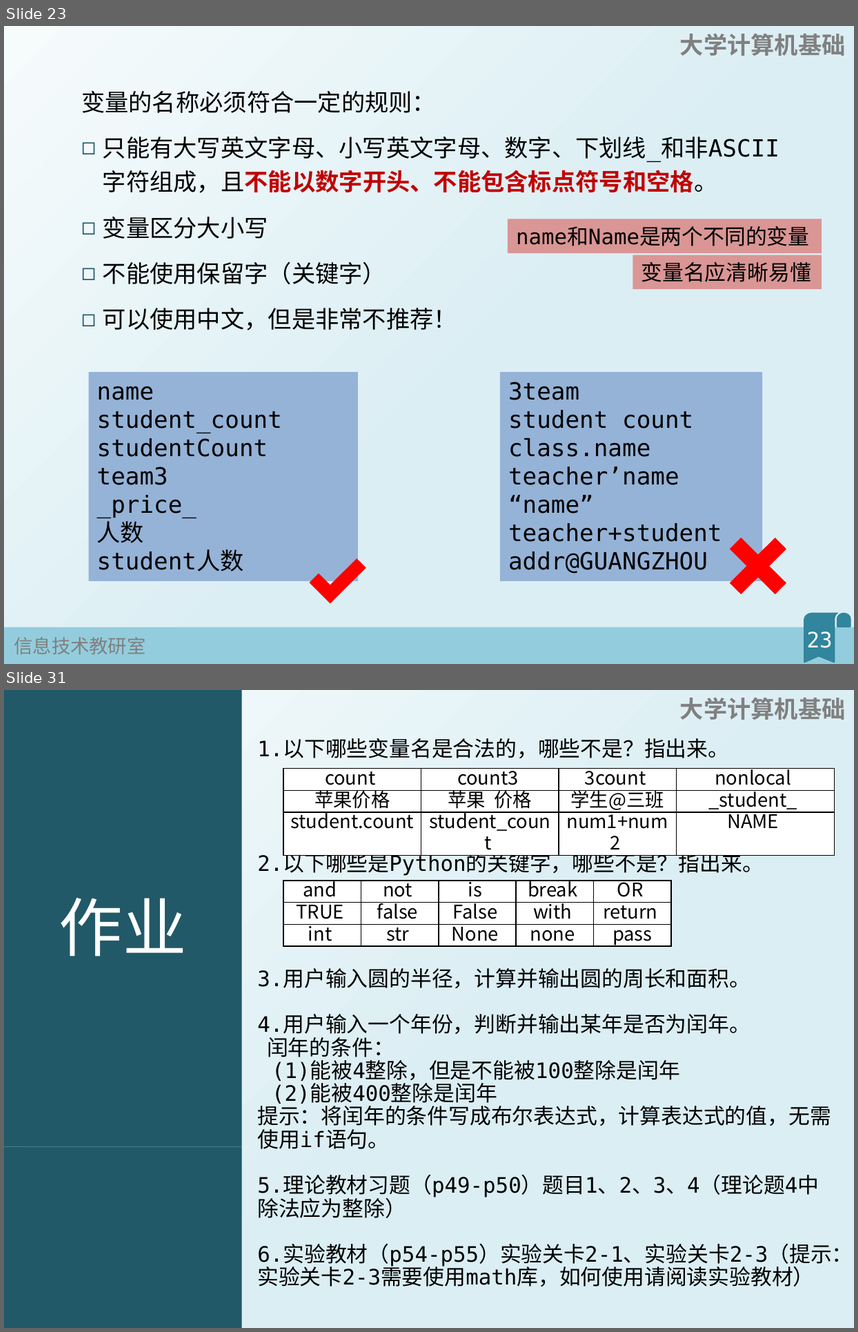
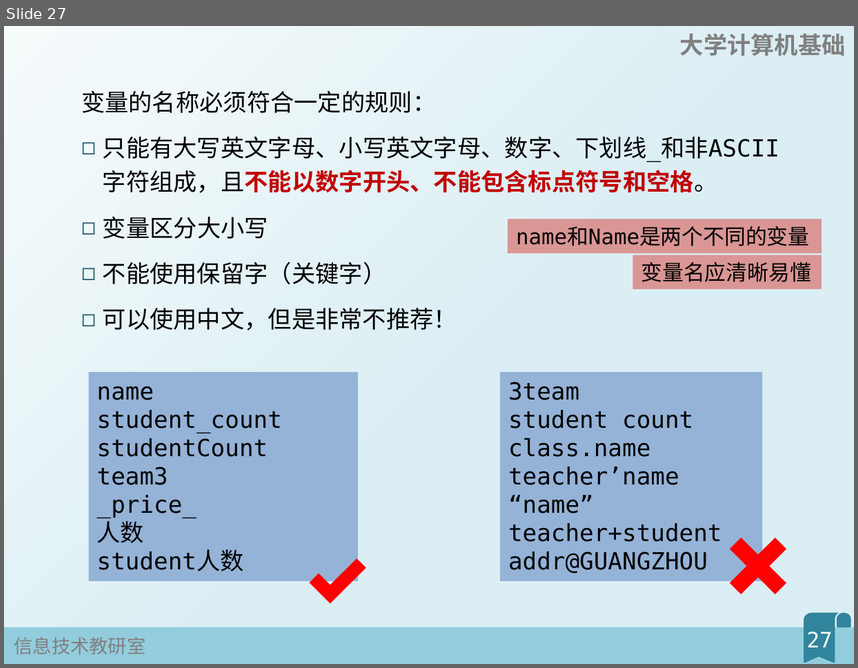
Before and after one commit to fjzfmxd/-, a slide deck: 1Python基本元素/幻灯片.pptx. Shown one above the other, each under a label of ours: slides 23 and 31 before the commit, slide 27 after it; the slides between them are not shown. The pictures are 858x1332 and 858x668 pixels, drawn with LibreOffice and Linux fonts; fonts in the diff are those of the drawing. Boxes give left, top, right and bottom in pixels: in the first picture for what was removed or moved away, otherwise in the second. Text is boxed around its words. In the diff, an @@ line names an element or a change of style, - is before the commit and + after.

```diff
--- a/1Python基本元素/幻灯片.pptx
+++ b/1Python基本元素/幻灯片.pptx
@@ slide 31 removed at [4,690,854,1328], background gradient #F6FBFC to #DBEEF4; not listed: 1 template element that a slide beside it also shows @@
@@ text removed at [4,690,242,1147] @@
-作业
@@ title removed at [257,739,853,1286] @@
-1.以下哪些变量名是合法的，哪些不是？指出来。
-2.以下哪些是Python的关键字，哪些不是？指出来。
-3.用户输入圆的半径，计算并输出圆的周长和面积。
-4.用户输入一个年份，判断并输出某年是否为闰年。
-闰年的条件：
-(1)能被4整除，但是不能被100整除是闰年
-(2)能被400整除是闰年
-提示：将闰年的条件写成布尔表达式，计算表达式的值，无需使用if语句。
-5.理论教材习题（p49-p50）题目1、2、3、4（理论题4中除法应为整除）
-6.实验教材（p54-p55）实验关卡2-1、实验关卡2-3（提示：实验关卡2-3需要使用math库，如何使用请阅读实验教材）
@@ table removed at [283,768,835,834], 3 rows, 4 columns @@
-count | count3 | 3count | nonlocal
-苹果价格 | 苹果 价格 | 学生@三班 | _student_
-student.count | student_count | num1+num2 | NAME
@@ table removed at [283,880,671,948], 3 rows, 5 columns @@
-and | not | is | break | OR
-TRUE | false | False | with | return
-int | str | None | none | pass
@@ rectangle removed at [4,1147,242,1328] @@
@@ what was slide 23 is now slide 27 @@
@@ page number at [807,631,833,647]: text changed @@
-23
+27
```
Also in this commit, not shown: 11 slides changed, 7 slides added, 1 other slide removed, 5 other files.
